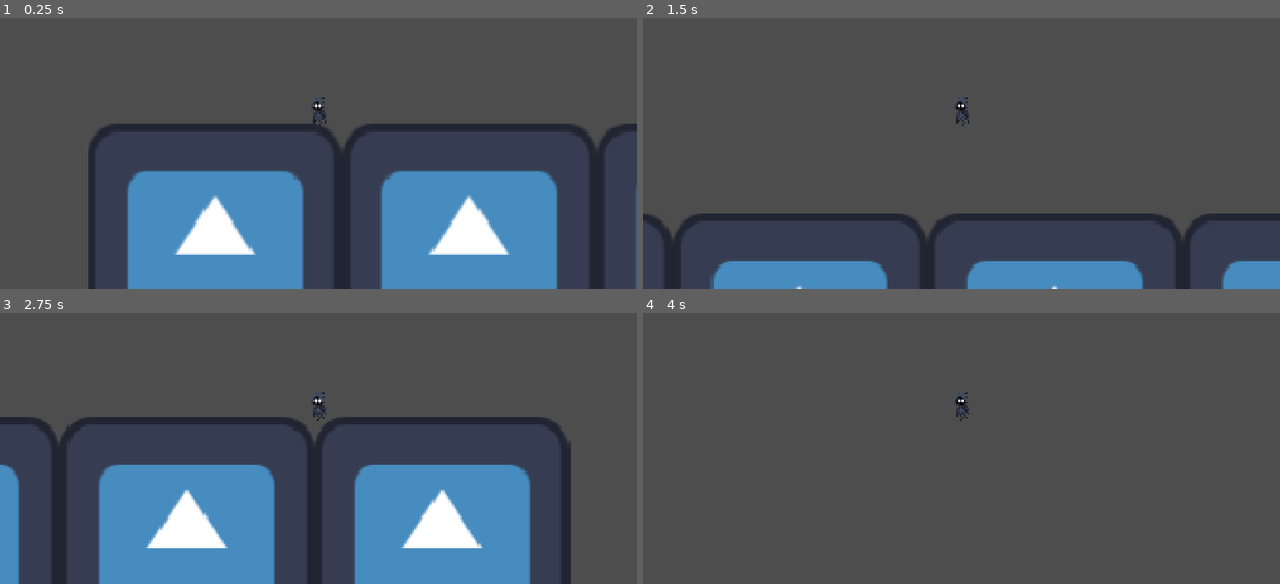
Above: before the commit, frames 1-4 (two rows, left to right).
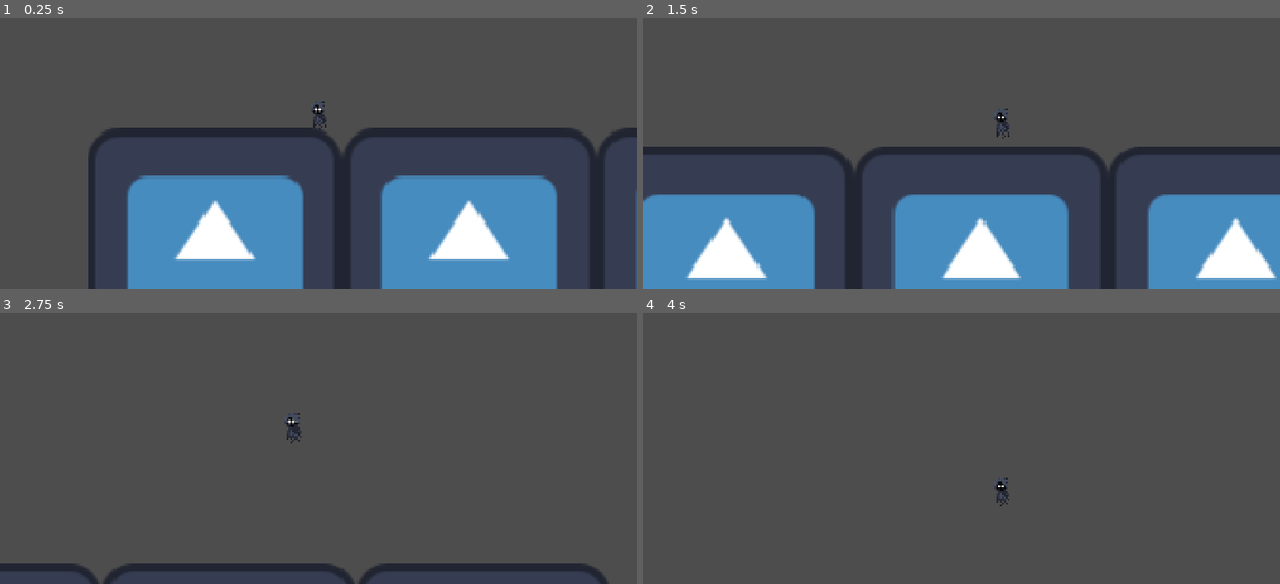
Above: after the commit, the same moments.

Repository: FireEntity1/voidborne
Game: Godot game, scene res://scenes/main.tscn
Same seed, same stepped clock (60 frames per second), same inputs: the game is played once before the commit and once after it. The project has no main scene, so this scene is started directly. The engine's default icon, where the game draws it, is replaced by a stand-in: a white triangle on a blue panel in a dark square.
Inputs:
- Up to frame 1 (0.25 s): no input
- Up to frame 2 (1.5 s): tap Enter (ui_accept) at 0.5 s; hold Space (jump) 0.53-1.28 s; hold Right (ui_right) from 0.53 s (still down); tap Space (jump) at 1.35 s
- Up to frame 3 (2.75 s): tap Space (jump) at 1.52, 1.82 s; release Right (ui_right) at 2.03 s; hold Left (ui_left) from 2.03 s (still down); hold Space (jump) from 2.03 s (still down)
- Up to frame 4 (4 s): release Left (ui_left) at 2.78 s; release Space (jump) at 2.78 s; hold Right (ui_right) from 2.78 s (still down); tap Space (jump) at 2.85, 3.02, 3.32 s; hold Space (jump) from 3.53 s (still down)

The runs differ from the first frame. In frame 1, 5.3% of the frame differs, in the area x 14-100%, y 29-90%; in frame 2, 32%; in frame 3, 33%, in the area x 0-96%, y 29-100%; in frame 4, 0.3%.

Commit message:
feat(player): pixel perfect camera & better jump

Diff:
--- a/scripts/core/player.gd
+++ b/scripts/core/player.gd
@@ -1,25 +1,56 @@
 extends CharacterBody2D
 
+var camera_float_pos = Vector2.ZERO
+const SMOOTH_X = 8.0
+const SMOOTH_Y = 4.0
+const VERTICAL_DEADZONE = 32.0
 
 const SPEED = 300.0
 const JUMP_VELOCITY = -400.0
 
+var jumped = 0.0
+
+func _ready() -> void:
+	camera_float_pos = global_position
+	$camera.top_level = true
 
 func _physics_process(delta: float) -> void:
-	# Add the gravity.
 	if not is_on_floor():
 		velocity += get_gravity() * delta
 
-	# Handle jump.
 	if Input.is_action_just_pressed("ui_accept") and is_on_floor():
 		velocity.y = JUMP_VELOCITY
 
-	# Get the input direction and handle the movement/deceleration.
-	# As good practice, you should replace UI actions with custom gameplay actions.
+	if Input.is_action_pressed("jump") and is_on_floor():
+		velocity.y = -jumped
+		jumped -= delta*20.0
+	if Input.is_action_just_released("jump") or (-0.1 < velocity.y and velocity.y < 0.1):
+		velocity.y = 5
+		jumped = 400.0
+
 	var direction := Input.get_axis("ui_left", "ui_right")
 	if direction:
 		velocity.x = direction * SPEED
 	else:
 		velocity.x = move_toward(velocity.x, 0, SPEED)
 
+	camera_smooth(delta)
 	move_and_slide()
+	position = position.round()
+
+func camera_smooth(delta: float):
+	var smooth_speed = 12.0
+	var target = global_position
+	camera_float_pos.x = lerp_avg(camera_float_pos.x, target.x, SMOOTH_X, delta)
+
+	var diff_y = target.y - camera_float_pos.y
+	if abs(diff_y) > VERTICAL_DEADZONE:
+		var actual_target_y = target.y - (sign(diff_y)*VERTICAL_DEADZONE)
+		camera_float_pos.y = lerp_avg(camera_float_pos.y,actual_target_y,SMOOTH_Y,delta)
+
+	camera_float_pos = camera_float_pos.lerp(global_position, 1.0 - exp(-smooth_speed * delta))
+
+	$camera.global_position = camera_float_pos.round()
+
+func lerp_avg(current: float, target: float, speed: float, delta: float):
+	return lerp(current, target, 1.0 - exp(-speed * delta))
